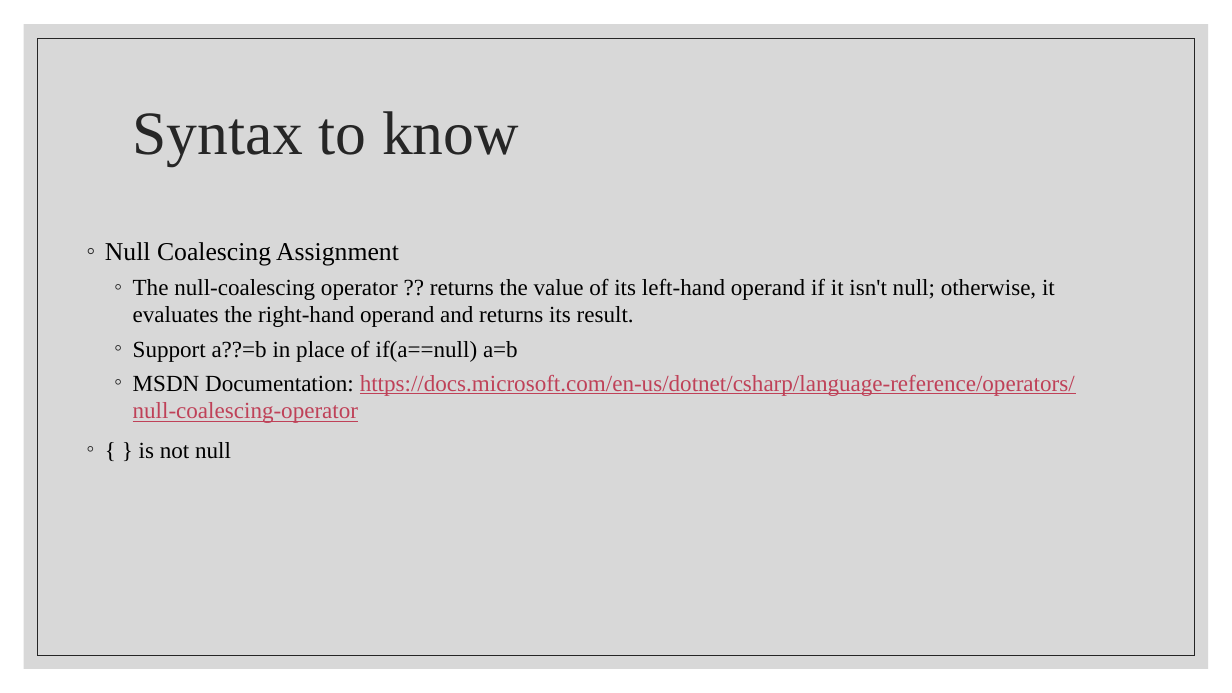
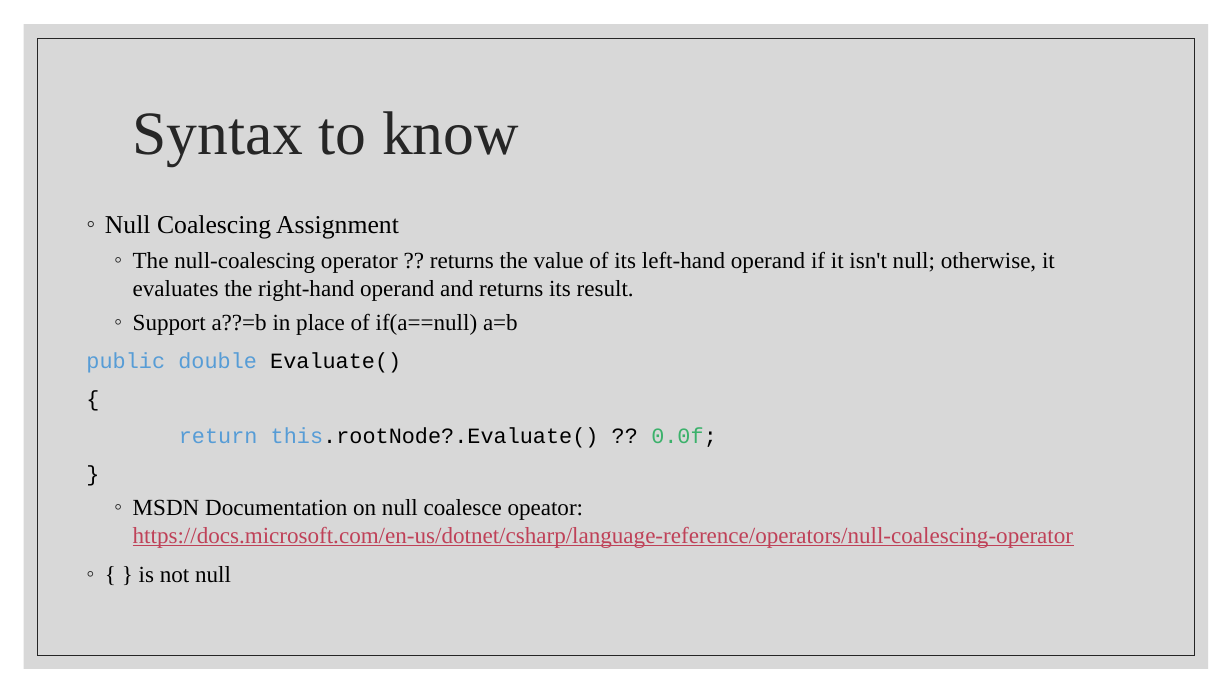
Before and after one commit to BenjaminMichaelis/Lectures, a slide deck: slide 9 of Nullability and Pattern Matching.pptx. Drawn at 1232x693 pixels with LibreOffice and Linux fonts; fonts in the diff are those of the drawing. Boxes give left, top, right and bottom in pixels: in the first picture for what was removed or moved away, otherwise in the second. Text is boxed around its words. In the diff, an @@ line names an element or a change of style, - is before the commit and + after.

```diff
--- a/Nullability and Pattern Matching.pptx
+++ b/Nullability and Pattern Matching.pptx
@@ text "Null Coalescing Assignment": place and size @@
-text "Null Coalescing Assignment" at bbox=[105, 242, 1075, 458]
+text "Null Coalescing Assignment" at bbox=[86, 215, 1073, 582]
@@ text at bbox=[86, 352, 1073, 548]: text changed @@
-  ◦ MSDN Documentation: https://docs.microsoft.com/en-us/dotnet/csharp/language-reference/operators/null-coalescing-operator
+public double Evaluate()
+{
+return this.rootNode?.Evaluate() ?? 0.0f;
+}
+  ◦ MSDN Documentation on null coalesce opeator: https://docs.microsoft.com/en-us/dotnet/csharp/language-reference/operators/null-coalescing-operator
```
Also in this commit, not shown: 5 other slides changed, 3 slides added, 8 other files.
